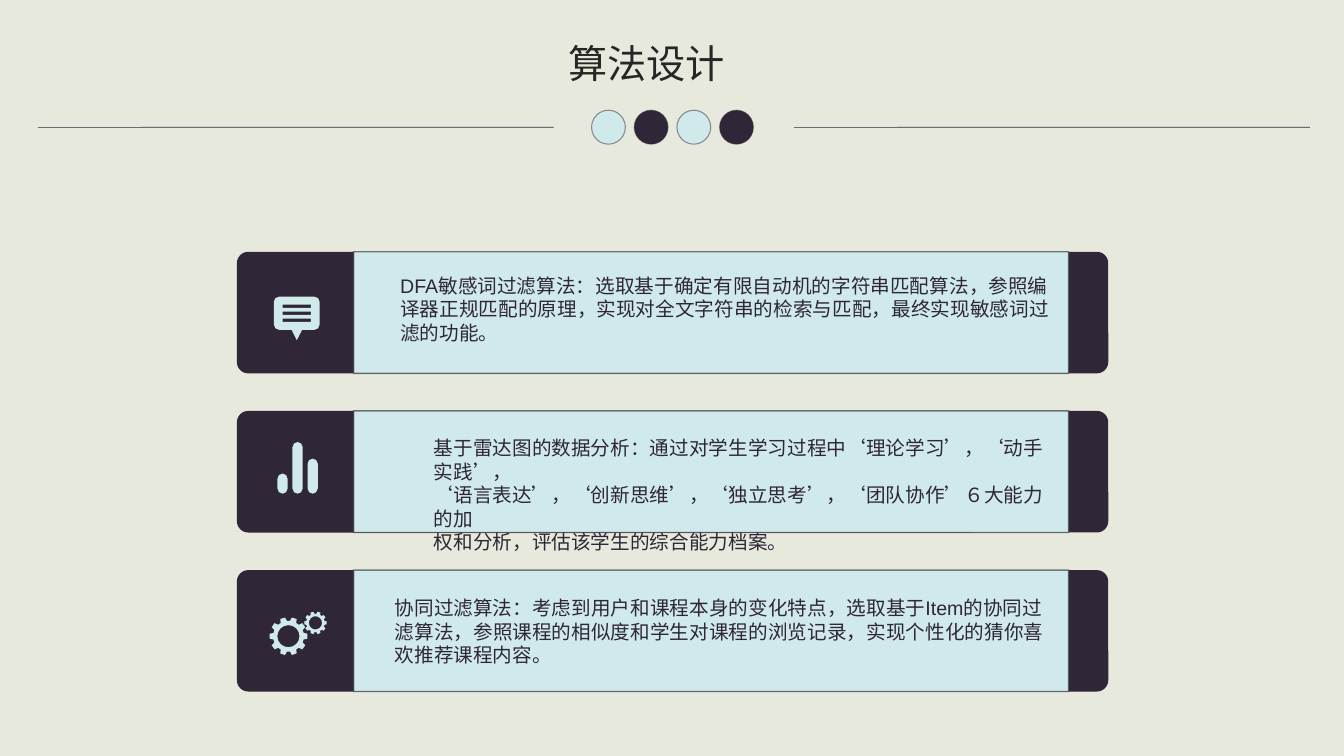
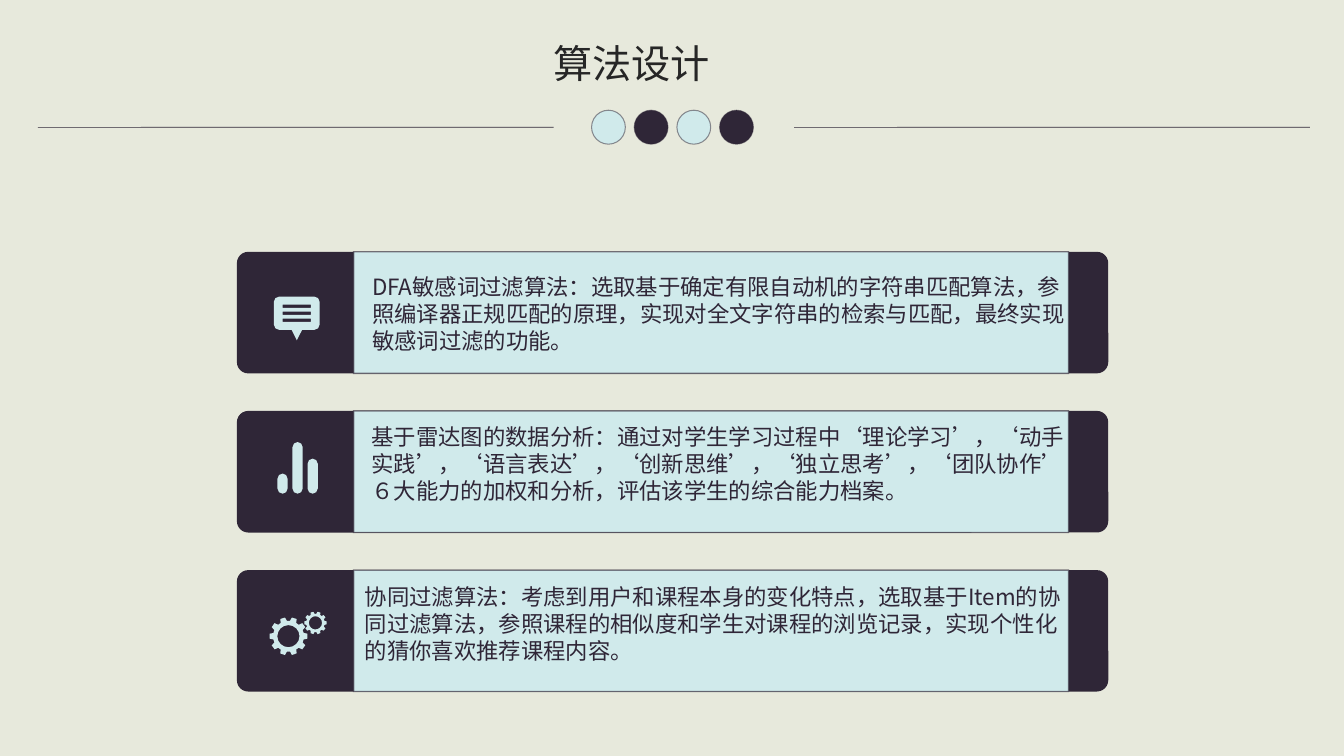
Before and after one commit to starxgit/YZEducation, a slide deck: slide 13 of ready/云智教育APP的设计与实现开题报告.ppt. Drawn at 1344x756 pixels with LibreOffice and Linux fonts; fonts in the diff are those of the drawing. Boxes give left, top, right and bottom in pixels: in the first picture for what was removed or moved away, otherwise in the second. Text is boxed around its words. In the diff, an @@ line names an element or a change of style, - is before the commit and + after.

```diff
--- a/ready/云智教育APP的设计与实现开题报告.ppt
+++ b/ready/云智教育APP的设计与实现开题报告.ppt
@@ text "算法设计": place and size @@
-text "算法设计" at [568, 45, 725, 81]
+text "算法设计" at [553, 45, 710, 81]
@@ text "算法设计" at [553, 45, 710, 81]: font Arial to Noto Sans CJK SC @@
@@ text at [372, 276, 1065, 351]: text changed; size 14 to 16 pt; font Arial to Noto Sans CJK SC @@
-DFA敏感词过滤算法：选取基于确定有限自动机的字符串匹配算法，参照编
-译器正规匹配的原理，实现对全文字符串的检索与匹配，最终实现敏感词过
-滤的功能。
+DFA敏感词过滤算法：选取基于确定有限自动机的字符串匹配算法，参
+照编译器正规匹配的原理，实现对全文字符串的检索与匹配，最终实现
+敏感词过滤的功能。
@@ text at [371, 426, 1064, 501]: text changed; size 14 to 16 pt; font Arial to Noto Sans CJK SC @@
-基于雷达图的数据分析：通过对学生学习过程中‘理论学习’，‘动手实践’，
-‘语言表达’，‘创新思维’，‘独立思考’，‘团队协作’６大能力的加
-权和分析，评估该学生的综合能力档案。
+基于雷达图的数据分析：通过对学生学习过程中‘理论学习’，‘动手
+实践’，‘语言表达’，‘创新思维’，‘独立思考’，‘团队协作’
+６大能力的加权和分析，评估该学生的综合能力档案。
@@ text at [365, 586, 1061, 661]: text changed; size 14 to 16 pt; font Arial to Noto Sans CJK SC @@
-协同过滤算法：考虑到用户和课程本身的变化特点，选取基于Item的协同过
-滤算法，参照课程的相似度和学生对课程的浏览记录，实现个性化的猜你喜
-欢推荐课程内容。
+协同过滤算法：考虑到用户和课程本身的变化特点，选取基于Item的协
+同过滤算法，参照课程的相似度和学生对课程的浏览记录，实现个性化
+的猜你喜欢推荐课程内容。
```
Also in this commit, not shown: 15 other slides changed, 1 other file.
